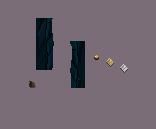
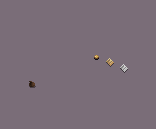
Layer changes from the first 156 × 129 image to the second:
removed layer "LeftTunnelPatch.png" over [36, 18, 75, 70]
removed layer "RightTunnelPatch.png" over [70, 41, 85, 88]
